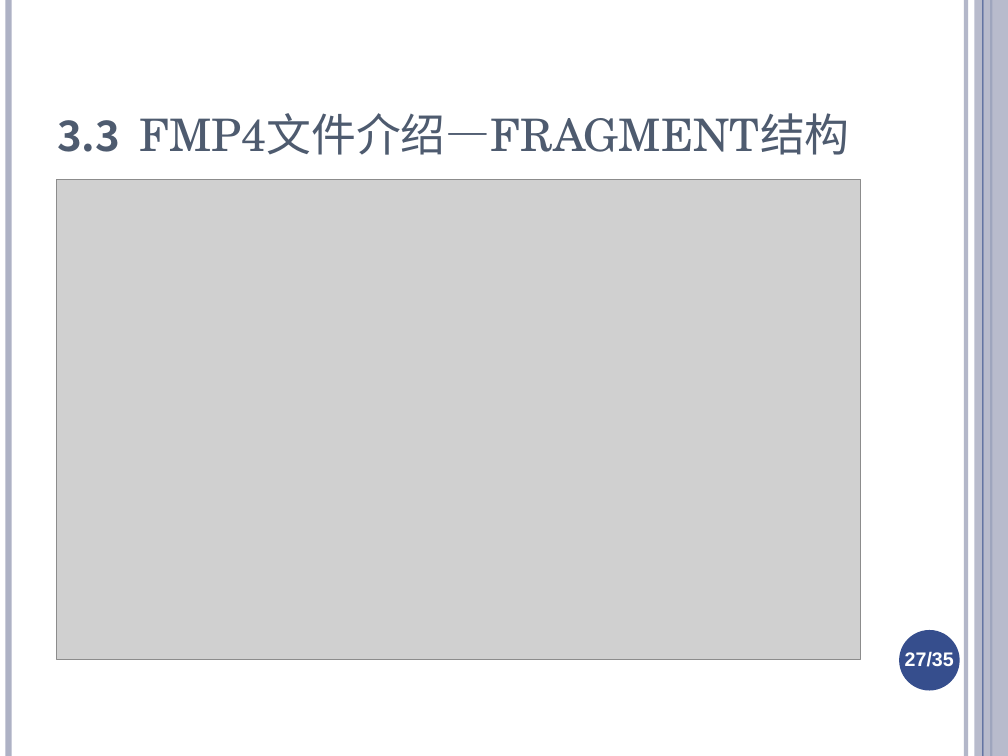
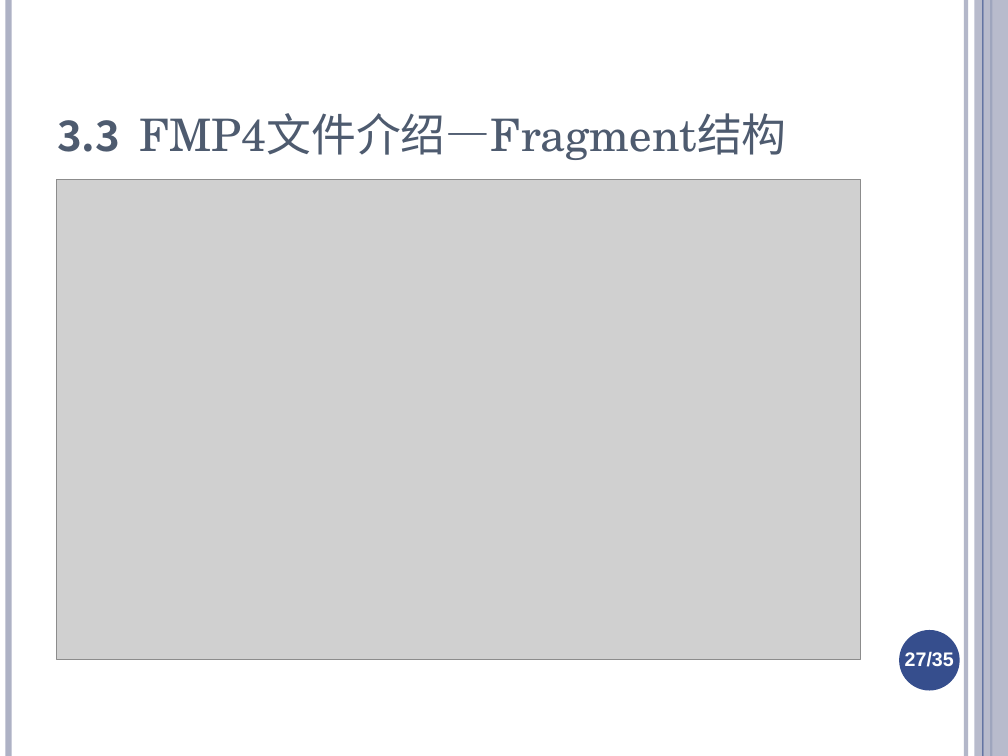
Before and after one commit to ty6815/AvStackDocs, a slide deck: slide 27 of media format/mp4/Fmp4文件格式介绍.ppt. Drawn at 1008x756 pixels with LibreOffice and Linux fonts; fonts in the diff are those of the drawing; grey boxes stand for pictures. Boxes give left, top, right and bottom in pixels: in the first picture for what was removed or moved away, otherwise in the second. Text is boxed around its words. In the diff, an @@ line names an element or a change of style, - is before the commit and + after.

```diff
--- a/media format/mp4/Fmp4文件格式介绍.ppt
+++ b/media format/mp4/Fmp4文件格式介绍.ppt
@@ title at bbox=[57, 113, 786, 160]: text changed @@
-3.3 FMP4文件介绍—FRAGMENT结构
+3.3 FMP4文件介绍—Fragment结构
```
Also in this commit, not shown: 31 other slides changed, 19 other files.
